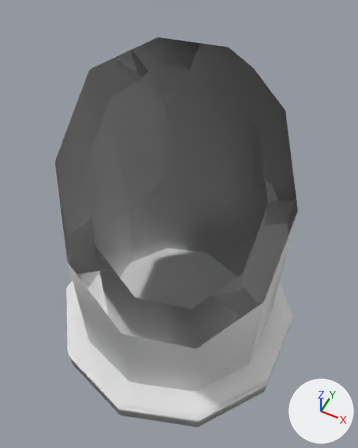
The FBX model Project_Gruppe5/Assets/Models/crateBroken.fbx: old version first, new version second.
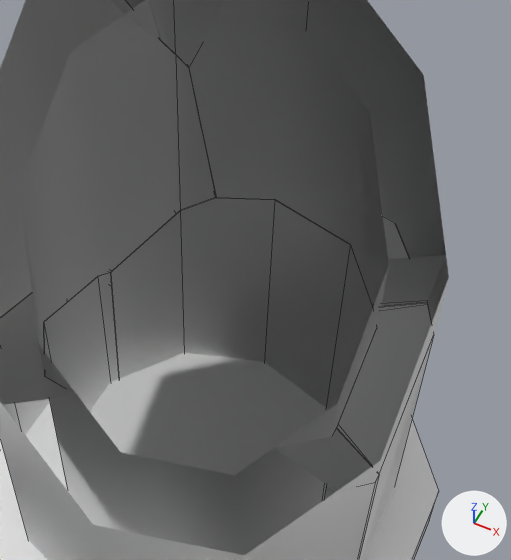
There are two pictures of each version: one whole from a camera (50 mm lens) standing at (1.08, -2.13, 4.06) and looking at (0.04, -0.03, 1.44), one close up on the part from 21% to 92% of the width and 16% to 78% of the height. Arrows for +X, +Y and +Z are at lower right; the lights stay in place. The close-ups show mesh edges as thin lines. Everything nearer to the camera than a plane just in front of the edit is cut away. Where no turn or scale is listed for an object, it has been applied to the vertices. Vertices at the same position are counted once.

The older version as bpy lines, for what is in view:
```python
me_cylinder_004 = bpy.data.meshes.new('Cylinder.004')
me_cylinder_004.from_pydata(...)  # a 10-sided cylinder along z spanning x -0.95..0.95, y -1.0..1.0, z -0.12..0.12
me_mesh_001 = bpy.data.meshes.new('Mesh.001')
me_mesh_001.from_pydata(...)  # 33 vertices, 19 faces; spans x -0.92..0.6, y -0.56..0.48, z -0.56..0.52
me_mesh_007 = bpy.data.meshes.new('Mesh.007')
me_mesh_007.from_pydata(...)  # 40 vertices, 27 faces; spans x -0.399..0.341, y -0.325..0.339, z -0.607..0.324
ob_cylinder_002_cell_001 = bpy.data.objects.new('Cylinder.002_cell.001', me_mesh_001)
ob_cylinder_002_cell_001.location = (0.17, 0.331, 0.914)
ob_cylinder_002_cell_007 = bpy.data.objects.new('Cylinder.002_cell.007', me_mesh_007)
ob_cylinder_002_cell_007.location = (-0.191, 0.398, 2.496)
ob_cylinder_003 = bpy.data.objects.new('Cylinder.003', me_cylinder_004)
ob_cylinder_003.location = (0.0, 0.0, 0.248)
# also in view: 'Cylinder.002_cell' at (-0.34, 0.15, 2.47); 'Cylinder.002_cell.002' at (0.0, -0.26, 0.94); 'Cylinder.002_cell.003' at (-0.37, -0.05, 1.84); 'Cylinder.002_cell.005' at (0.45, -0.22, 1.84); 'Cylinder.002_cell.004' at (0.18, 0.44, 2.06)
```
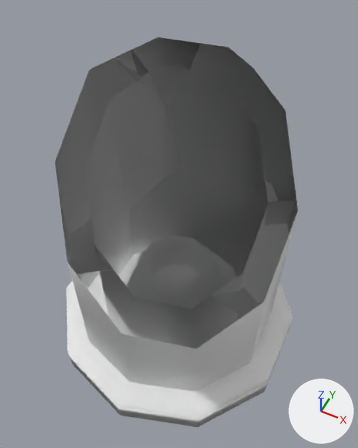
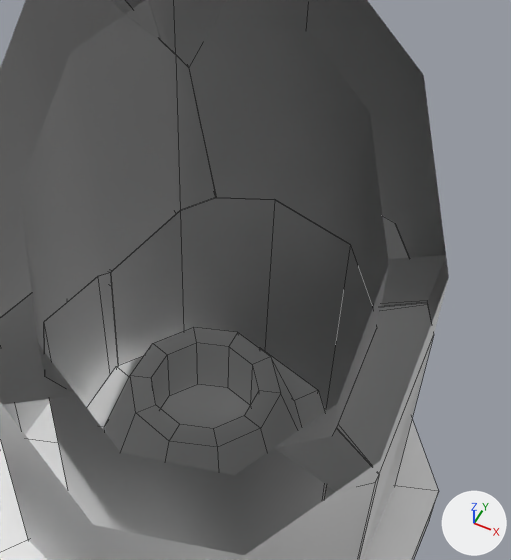
What the commit changed:
me_cylinder_004 is used by ob_cylinder_003; location (0.0, 0.0, 0.248).
me_cylinder_004 had 20 vertices, 12 faces and spanned x -0.95..0.95, y -1.0..1.0, z -0.12..0.12.
me_cylinder_004 now has 80 vertices, 72 faces and spans x -0.95..0.95, y -1.0..1.0, z -0.12..0.67.
Part 1, on me_cylinder_004:
1 face is deleted.
40 vertices are added at x -0.53..0.53, y -0.56..0.56, z 0.12..0.67.
10 new vertices lie (0.0, 0.0, 0.27) away from vertices in x -0.2..0.2, y -0.21..0.21, z 0.4.
10 new vertices lie (0.0, 0.0, 0.17) away from vertices in x -0.53..0.53, y -0.56..0.56, z 0.12.
61 new faces join them.

Pixel boxes [x1, y1, x2, y2] of what changed, in the close-ups (511 x 560 px):
'Cylinder.003', reshaped
    before: [0, 353, 439, 560]
    after: [0, 327, 439, 560]
